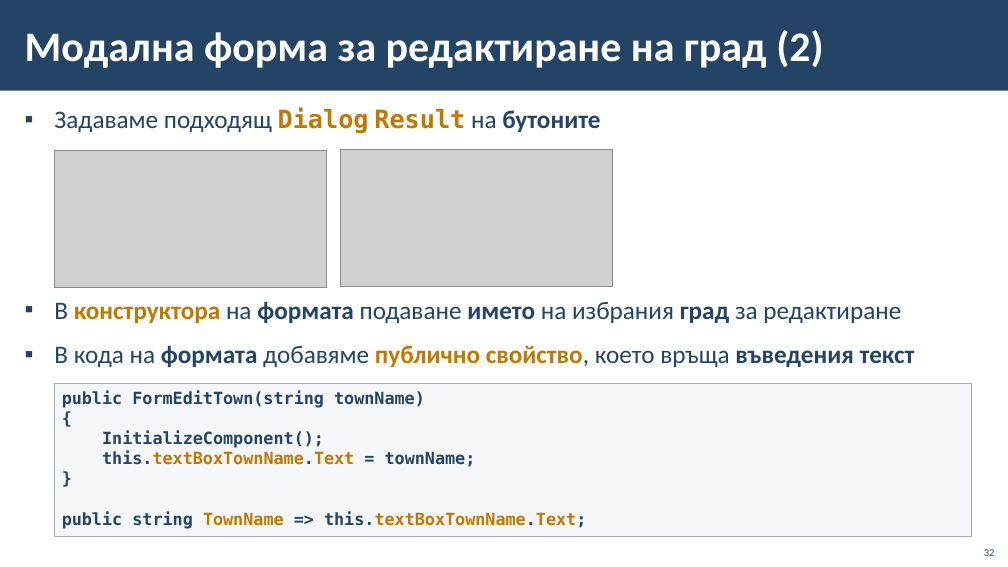
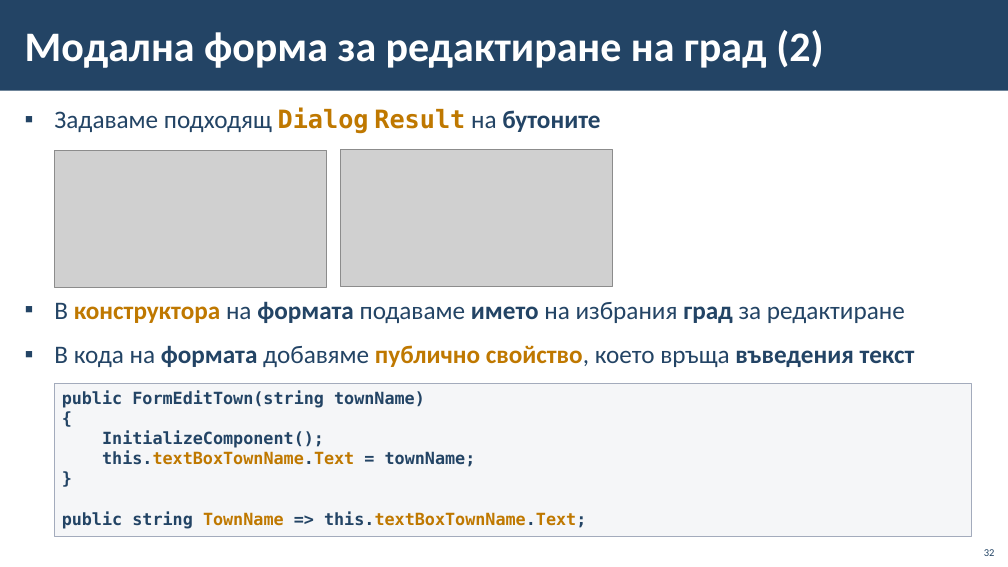
Before and after one commit to BG-IT-Edu/School-Programming, a slide deck: slide 32 of Courses/Software-Sciences/Module-4-Information-Systems-New/06-CRUD-with-EF-and-Windows-Forms/06-CRUD-with-EF-Core-and-Windows-Forms.pptx. Drawn at 1008x567 pixels with LibreOffice and Linux fonts; fonts in the diff are those of the drawing; grey boxes stand for pictures; background and template pictures are left out. Boxes give left, top, right and bottom in pixels: in the first picture for what was removed or moved away, otherwise in the second. Text is boxed around its words. In the diff, an @@ line names an element or a change of style, - is before the commit and + after.

```diff
--- a/Courses/Software-Sciences/Module-4-Information-Systems-New/06-CRUD-with-EF-and-Windows-Forms/06-CRUD-with-EF-Core-and-Windows-Forms.pptx
+++ b/Courses/Software-Sciences/Module-4-Information-Systems-New/06-CRUD-with-EF-and-Windows-Forms/06-CRUD-with-EF-Core-and-Windows-Forms.pptx
@@ text at [54, 301, 905, 323]: text changed @@
-▪ В конструктора на формата подаване името на избрания град за редактиране
+▪ В конструктора на формата подаваме името на избрания град за редактиране
```
Also in this commit, not shown: 9 other slides changed.
